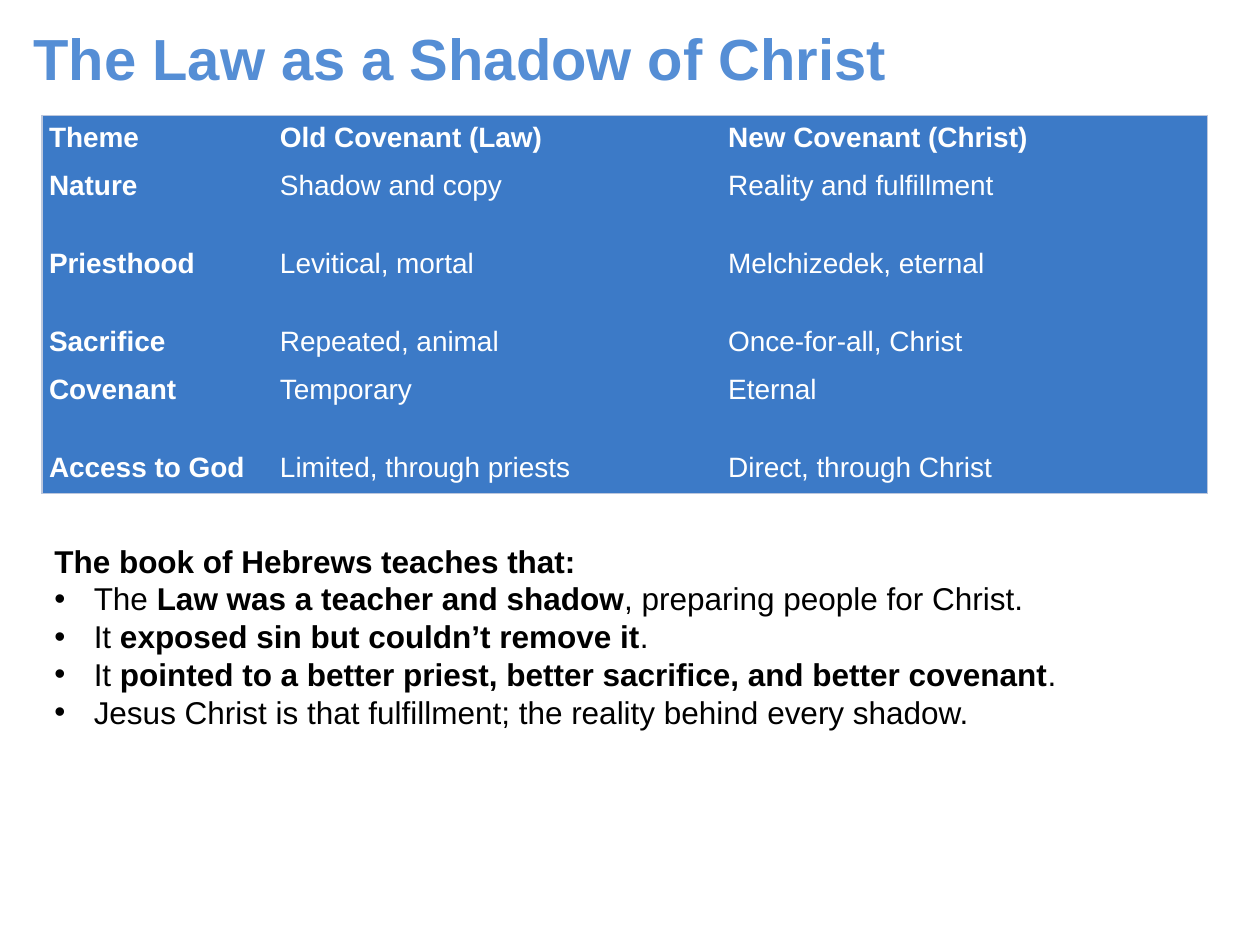
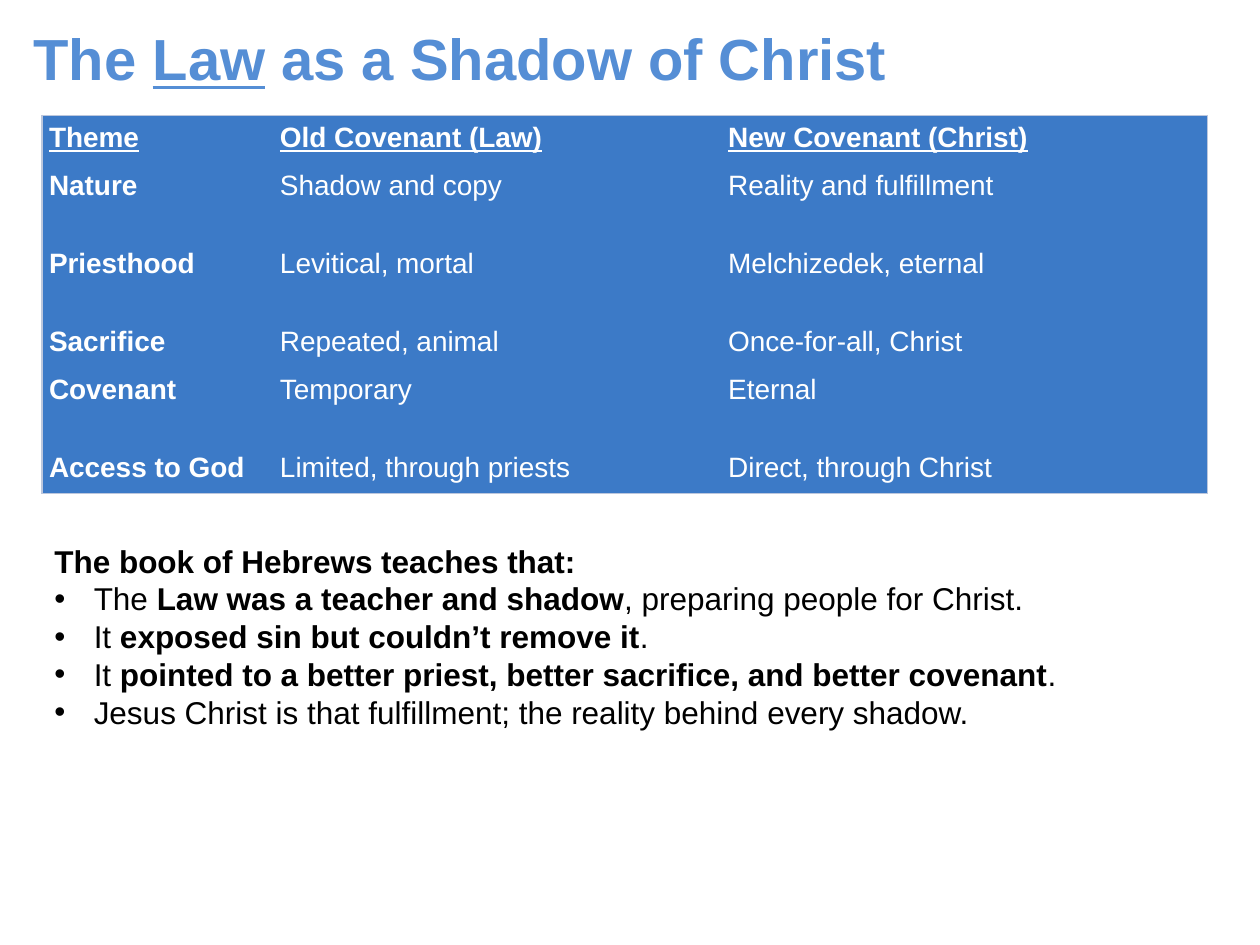
Before and after one commit to UsefulEngines/EvangelismPublic, a slide deck: slide 4 of 2025-Q4/Promises5/2025-11-02-Promises5.pptx. Drawn at 1260x945 pixels with LibreOffice and Linux fonts; fonts in the diff are those of the drawing. Boxes give left, top, right and bottom in pixels: in the first picture for what was removed or moved away, otherwise in the second. Text is boxed around its words. In the diff, an @@ line names an element or a change of style, - is before the commit and + after.

```diff
--- a/2025-Q4/Promises5/2025-11-02-Promises5.pptx
+++ b/2025-Q4/Promises5/2025-11-02-Promises5.pptx
@@ text "The Law as a Shadow ..." at (34, 38, 886, 89): underline on in "Law" @@
@@ table at (42, 116, 1207, 494) @@
@@ underline on in "Theme", "Old Covenant (Law)", "New Covenant (Christ)" @@
```
Also in this commit, not shown: 9 other slides changed, 1 other file.
